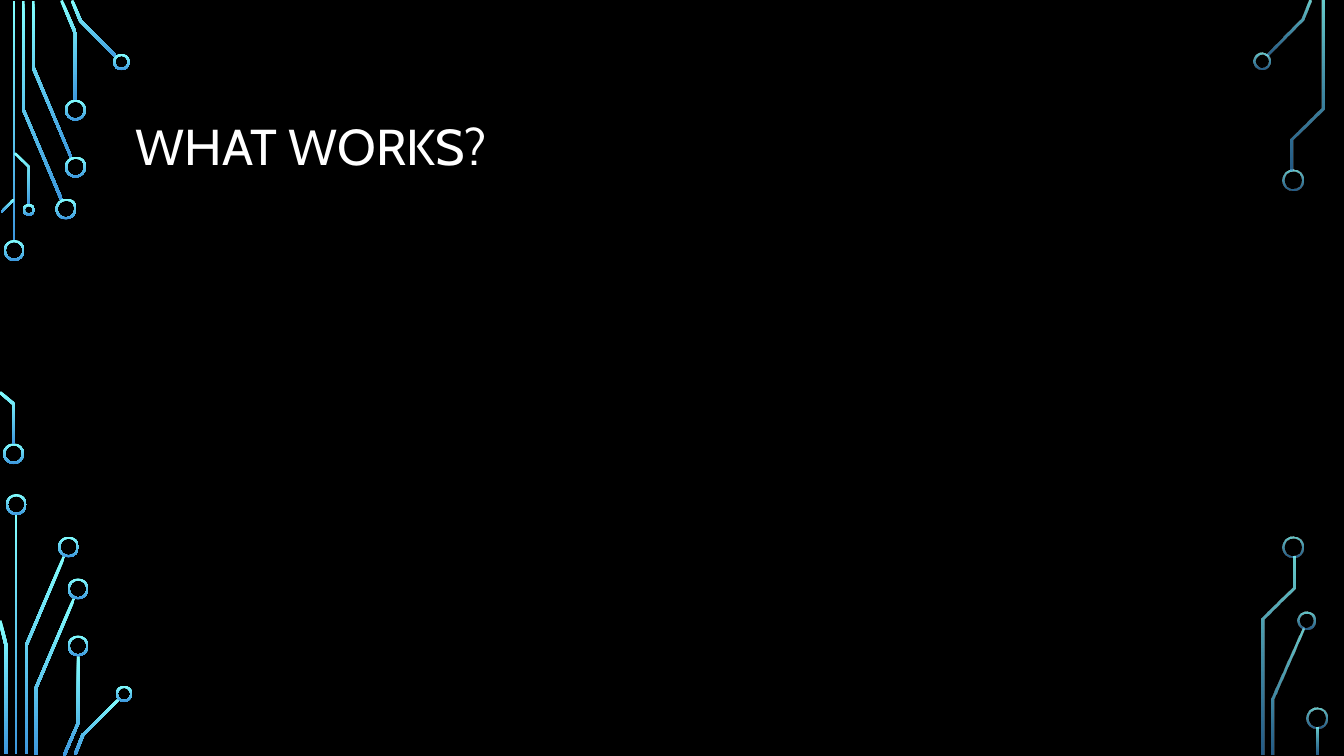
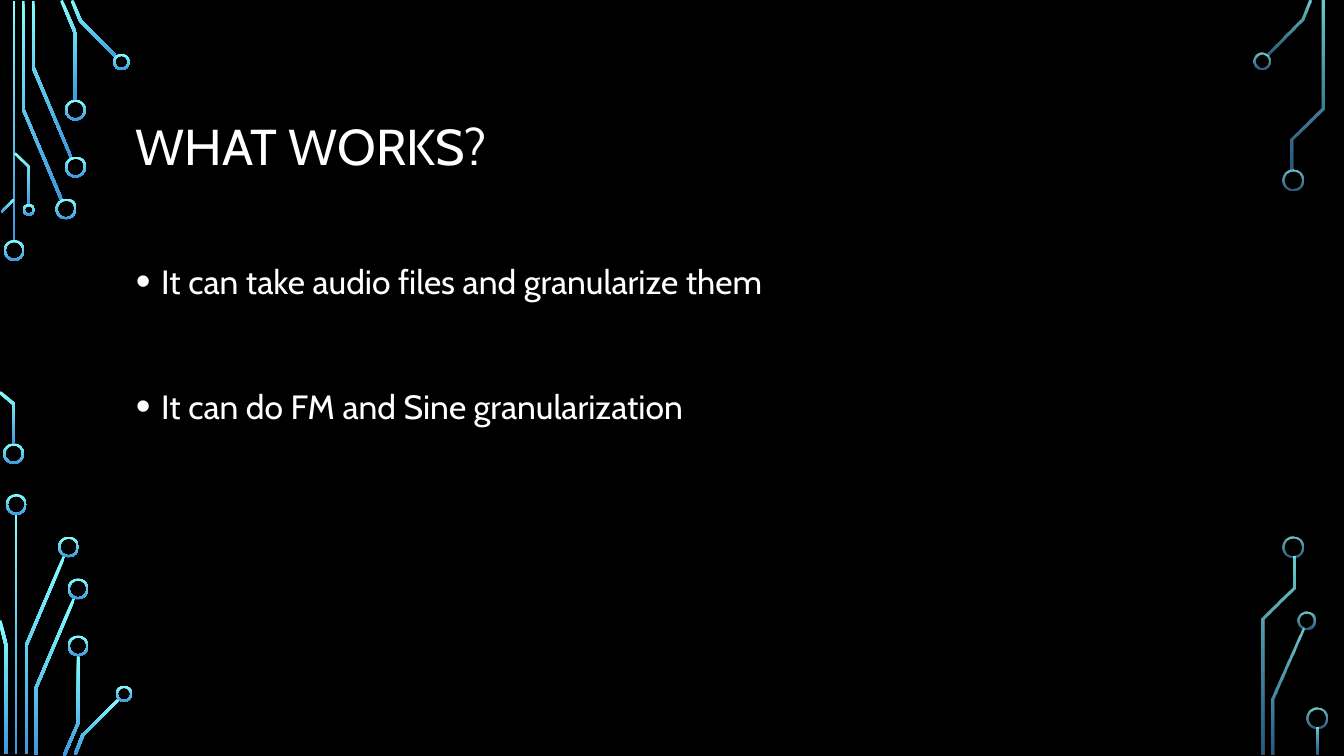
Before and after one commit to anita16lin/EP-353-Anita_Lin, a slide deck: slide 6 of Final-Project/Final_Deliverables/Presentation.pptx. Drawn at 1344x756 pixels with LibreOffice and Linux fonts; fonts in the diff are those of the drawing; background and template pictures are left out. Boxes give left, top, right and bottom in pixels: in the first picture for what was removed or moved away, otherwise in the second. Text is boxed around its words. In the diff, an @@ line names an element or a change of style, - is before the commit and + after.

Commit message:
update presentation

```diff
--- a/Final-Project/Final_Deliverables/Presentation.pptx
+++ b/Final-Project/Final_Deliverables/Presentation.pptx
@@ text added at (161, 268, 762, 427), 24 pt, text #FFFFFF @@
+• It can take audio files and granularize them
+• It can do FM and Sine granularization
```
Also in this commit, not shown: 4 other slides changed, 1 slide added, 1 slide removed, 1 other file.
